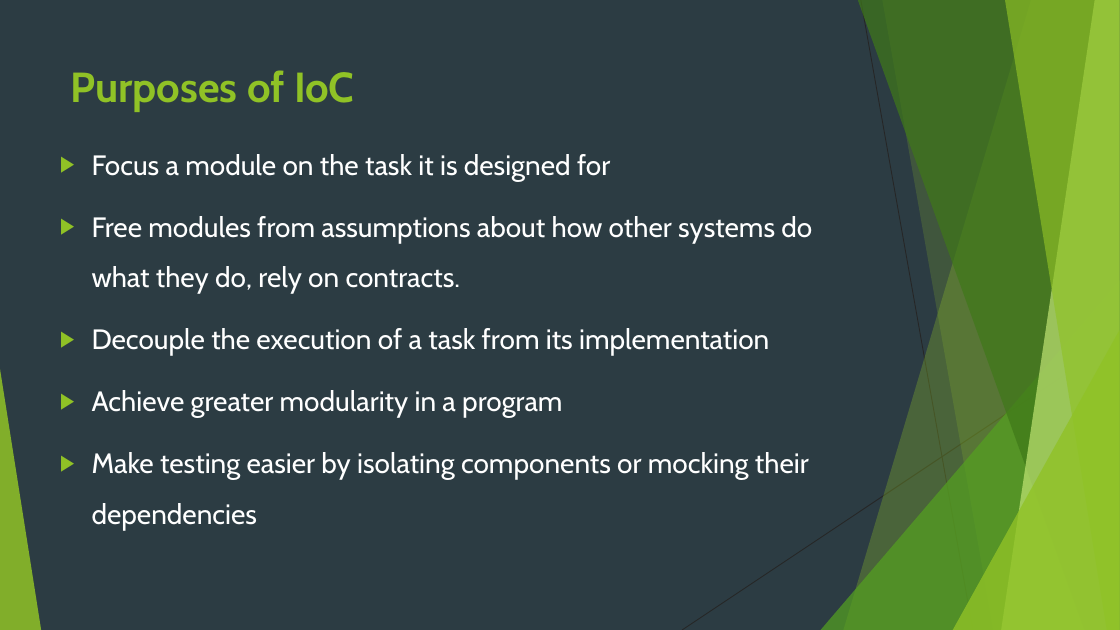
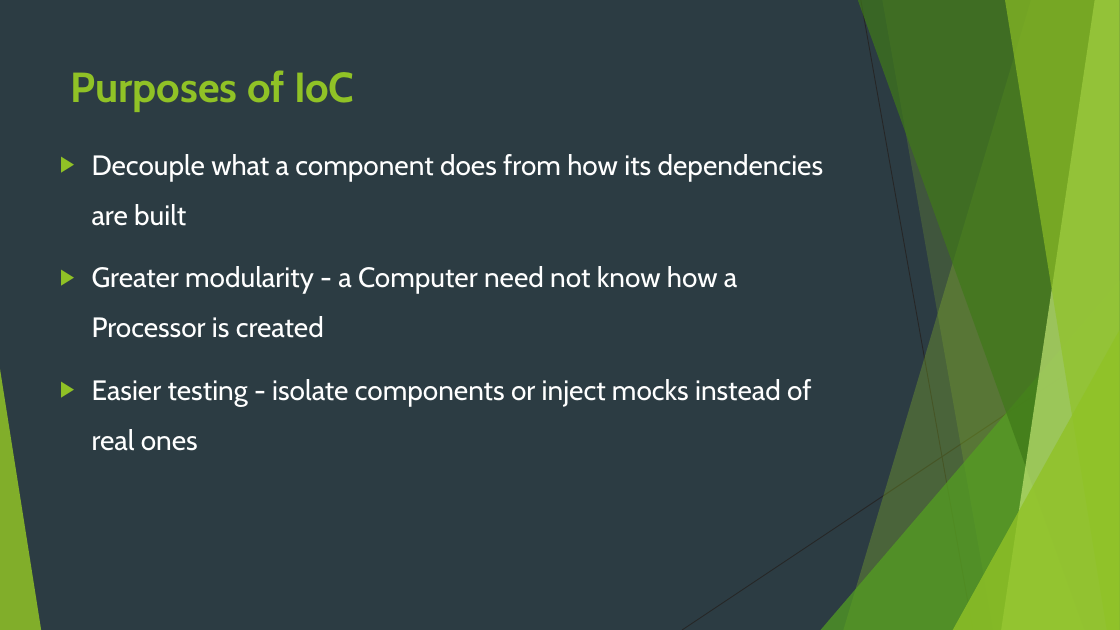
Before and after one commit to idanshal/sb-todo-app-tdp, a slide deck: slide 10 of course_data/presentations/practical_spring_boot_for_tdp.pptx (slide 8 before the commit). Drawn at 1120x630 pixels with LibreOffice and Linux fonts; fonts in the diff are those of the drawing. Boxes give left, top, right and bottom in pixels: in the first picture for what was removed or moved away, otherwise in the second. Text is boxed around its words. In the diff, an @@ line names an element or a change of style, - is before the commit and + after.

```diff
--- a/course_data/presentations/practical_spring_boot_for_tdp.pptx
+++ b/course_data/presentations/practical_spring_boot_for_tdp.pptx
@@ text at (x1=92, y1=154, x2=824, y2=451): text changed @@
-▶ Focus a module on the task it is designed for
-▶ Free modules from assumptions about how other systems do what they do, rely on contracts.
-▶ Decouple the execution of a task from its implementation
-▶ Achieve greater modularity in a program
-▶ Make testing easier by isolating components or mocking their dependencies
+▶ Decouple what a component does from how its dependencies are built
+▶ Greater modularity - a Computer need not know how a Processor is created
+▶ Easier testing - isolate components or inject mocks instead of real ones
```
Also in this commit, not shown: 10 other slides changed, 3 slides added, 17 other files.
